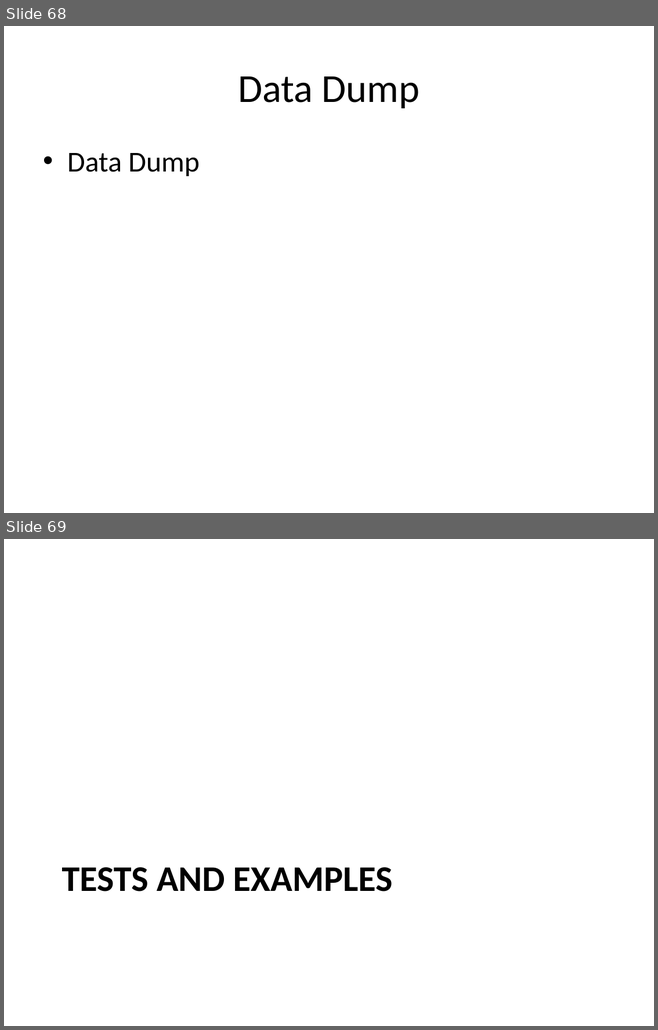
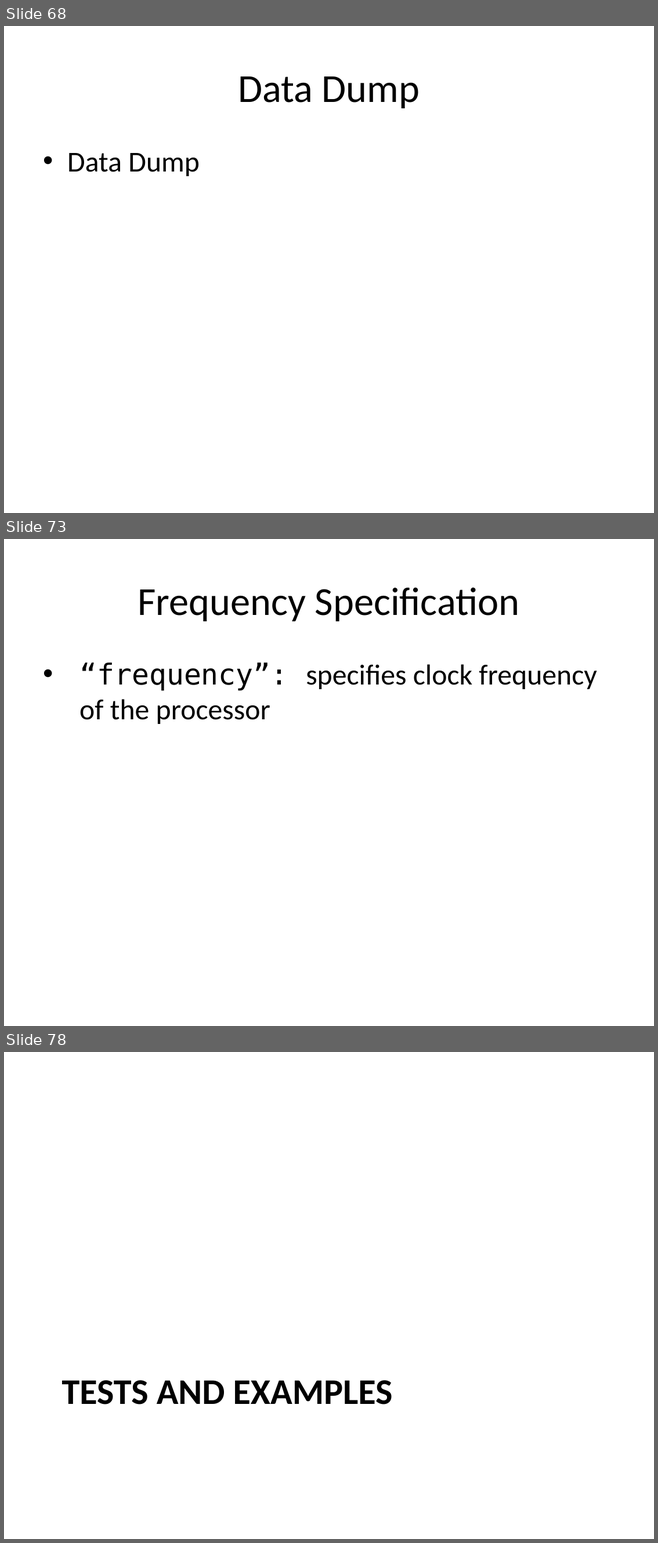
Before and after one commit to timurkelin/simsimd, a slide deck: doc/simsimd.pptx. Shown one above the other, each under a label of ours: slides 68 and 69 before the commit, slides 68, 73 and 78 after it; the slides between them are not shown. The pictures are 658x1030 and 658x1543 pixels, drawn with LibreOffice and Linux fonts; fonts in the diff are those of the drawing; background and template pictures are left out. Boxes give left, top, right and bottom in pixels: in the first picture for what was removed or moved away, otherwise in the second. Text is boxed around its words. In the diff, an @@ line names an element or a change of style, - is before the commit and + after.

```diff
--- a/doc/simsimd.pptx
+++ b/doc/simsimd.pptx
@@ slide 73 added at box(4, 539, 654, 1026), background #FFFFFF @@
@@ title added at box(137, 587, 520, 621), 44 pt, text #000000 @@
+Frequency Specification
@@ text added at box(79, 663, 596, 724), 32 pt, text #000000 @@
+• “frequency”: specifies clock frequency of the processor
@@ what was slide 69 is now slide 78 @@
```
Also in this commit, not shown: 1 slide changed, 8 other slides added.
